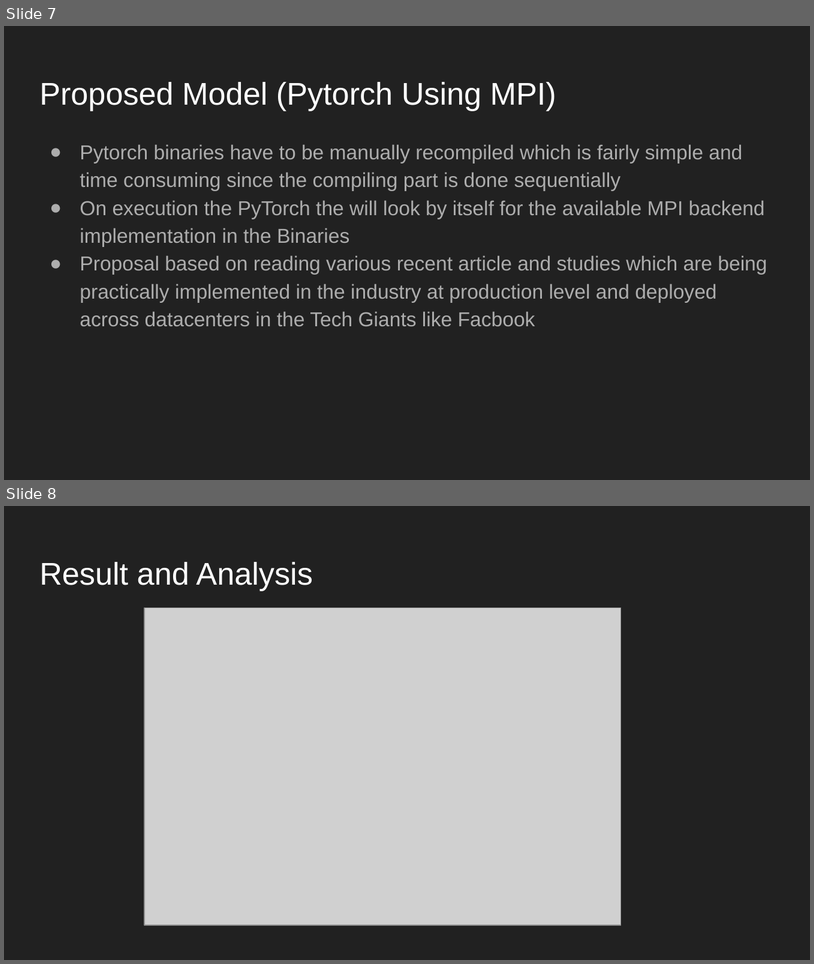
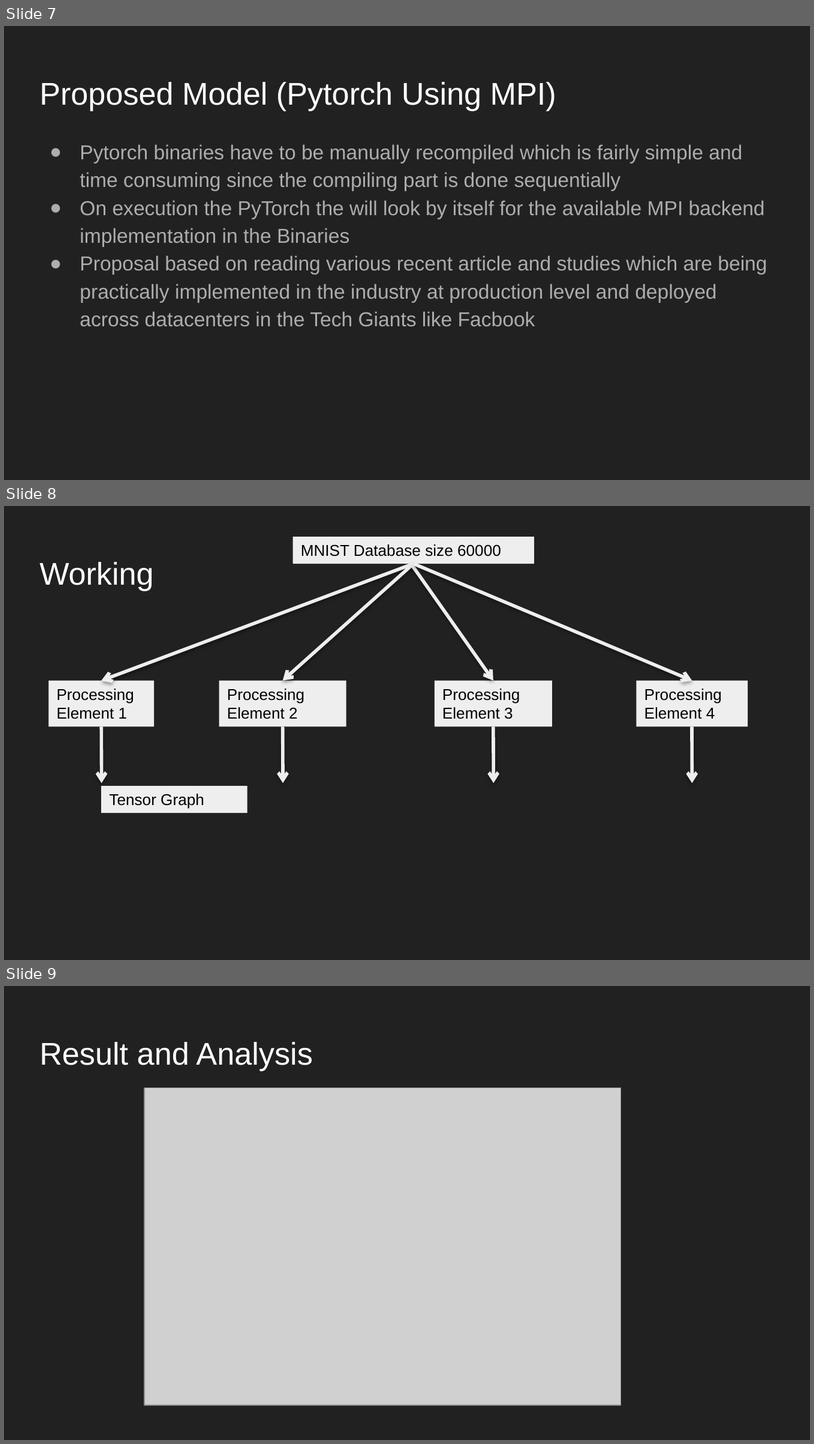
Before and after one commit to harshityadav95/MIT-MTechCSE-2019-2021-Semester-1, a slide deck: High-performance-Computing/lab/mpimini/Demo ppt.pptx. Shown one above the other, each under a label of ours: slides 7 and 8 before the commit, slides 7, 8 and 9 after it. The pictures are 814x964 and 814x1444 pixels, drawn with LibreOffice and Linux fonts; fonts in the diff are those of the drawing; grey boxes stand for pictures. Boxes give left, top, right and bottom in pixels: in the first picture for what was removed or moved away, otherwise in the second. Text is boxed around its words. In the diff, an @@ line names an element or a change of style, - is before the commit and + after.

```diff
--- a/High-performance-Computing/lab/mpimini/Demo ppt.pptx
+++ b/High-performance-Computing/lab/mpimini/Demo ppt.pptx
@@ slide 8 added at [4, 506, 810, 960], background #212121 @@
@@ rectangle added at [293, 537, 534, 564], fill #EEEEEE, 14 pt, text #000000 @@
+MNIST Database size 60000
@@ title added at [39, 562, 154, 591], 28 pt, text #FFFFFF @@
+Working
@@ arrow added from (414, 564) to (102, 680), #EEEEEE 3 pt @@
@@ arrow added from (414, 564) to (283, 680), #EEEEEE 3 pt @@
@@ arrow added from (412, 565) to (494, 680), #EEEEEE 3 pt @@
@@ arrow added from (414, 564) to (693, 680), #EEEEEE 3 pt @@
@@ rectangle added at [48, 680, 154, 726], fill #EEEEEE, 14 pt, text #000000 @@
+Processing Element 1
@@ rectangle added at [219, 680, 347, 726], fill #EEEEEE, 14 pt, text #000000 @@
+Processing Element 2
@@ rectangle added at [435, 680, 552, 726], fill #EEEEEE, 14 pt, text #000000 @@
+Processing Element 3
@@ rectangle added at [637, 680, 749, 726], fill #EEEEEE, 14 pt, text #000000 @@
+Processing Element 4
@@ arrow added from (102, 726) to (102, 783), #EEEEEE 3 pt @@
@@ arrow added from (283, 726) to (283, 783), #EEEEEE 3 pt @@
@@ arrow added from (494, 726) to (494, 783), #EEEEEE 3 pt @@
@@ arrow added from (692, 726) to (693, 783), #EEEEEE 3 pt @@
@@ rectangle added at [102, 786, 248, 813], fill #EEEEEE, 14 pt, text #000000 @@
+Tensor Graph
@@ what was slide 8 is now slide 9 @@
```
Also in this commit, not shown: 1 slide changed, 2 other files.
